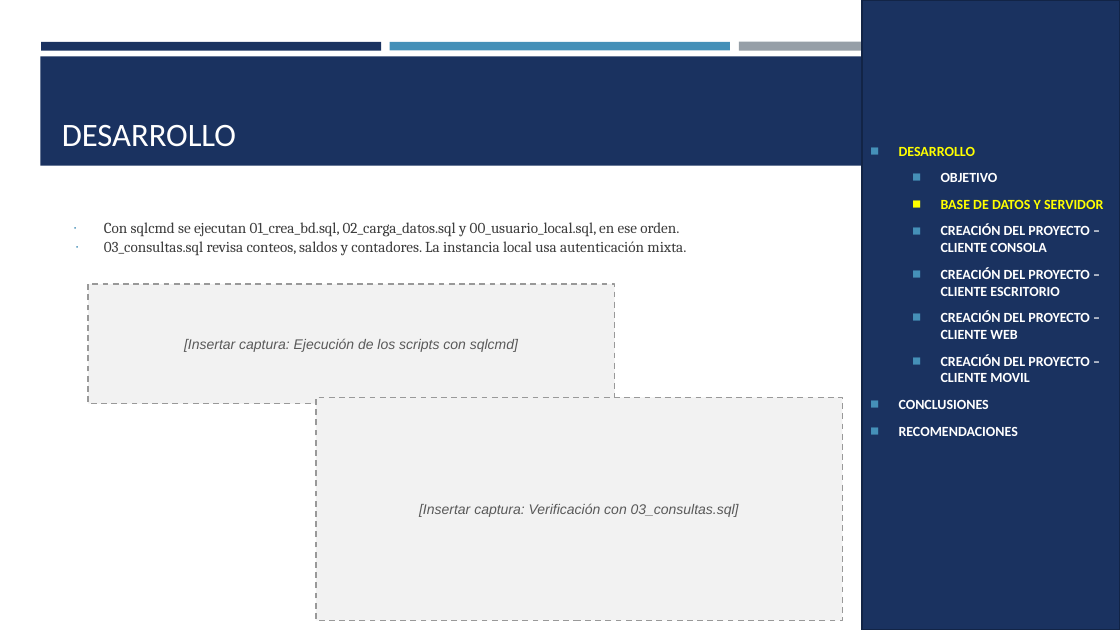
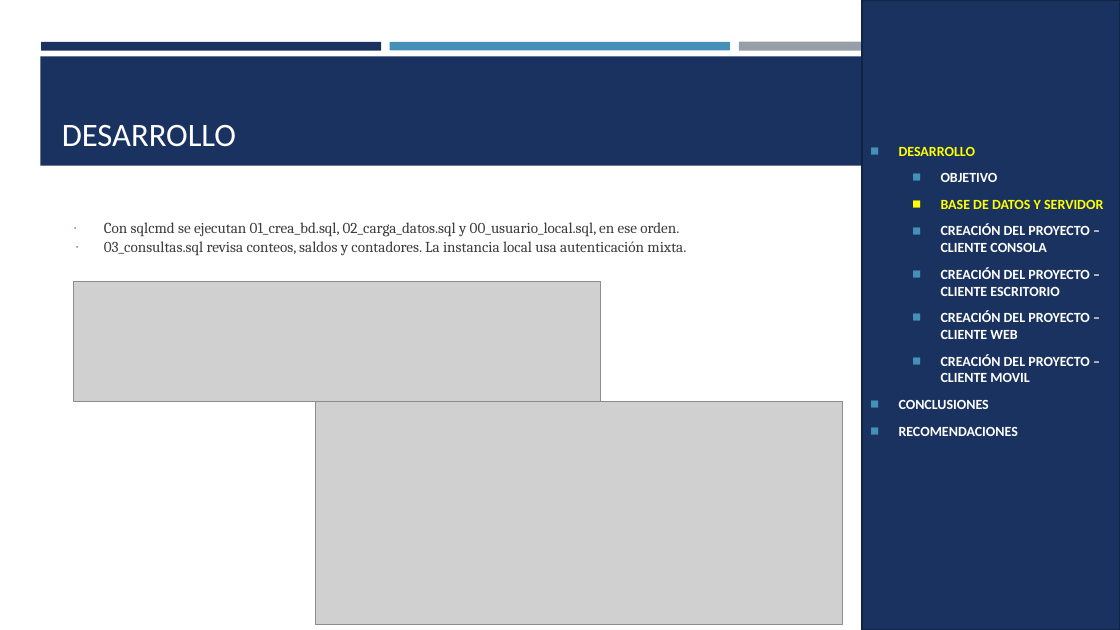
Before and after one commit to Teo344/Arquitectura_GRUPO03, a slide deck: slide 7 of TG.1.4. PAO202651_EUREKA_BDDLOCAL_RESTFUL_DOTNET_NRC36884_GR03/05. DOCUMENTACION/PRESENTACION TG.1.4. EUREKABANK RESTFUL con BDD LOCAL en DOTNET GR03.pptx. Drawn at 1120x630 pixels with LibreOffice and Linux fonts; fonts in the diff are those of the drawing; grey boxes stand for pictures. Boxes give left, top, right and bottom in pixels: in the first picture for what was removed or moved away, otherwise in the second. Text is boxed around its words. In the diff, an @@ line names an element or a change of style, - is before the commit and + after.

```diff
--- a/TG.1.4. PAO202651_EUREKA_BDDLOCAL_RESTFUL_DOTNET_NRC36884_GR03/05. DOCUMENTACION/PRESENTACION TG.1.4. EUREKABANK RESTFUL con BDD LOCAL en DOTNET GR03.pptx
+++ b/TG.1.4. PAO202651_EUREKA_BDDLOCAL_RESTFUL_DOTNET_NRC36884_GR03/05. DOCUMENTACION/PRESENTACION TG.1.4. EUREKABANK RESTFUL con BDD LOCAL en DOTNET GR03.pptx
@@ picture added at [74,282,601,402] @@
@@ rectangle removed at [88,284,615,403] @@
-[Insertar captura: Ejecución de los scripts con sqlcmd]
@@ rectangle removed at [316,397,843,620] @@
-[Insertar captura: Verificación con 03_consultas.sql]
@@ picture added at [316,402,843,624] @@
```
Also in this commit, not shown: 23 other slides changed, 1 other file.
